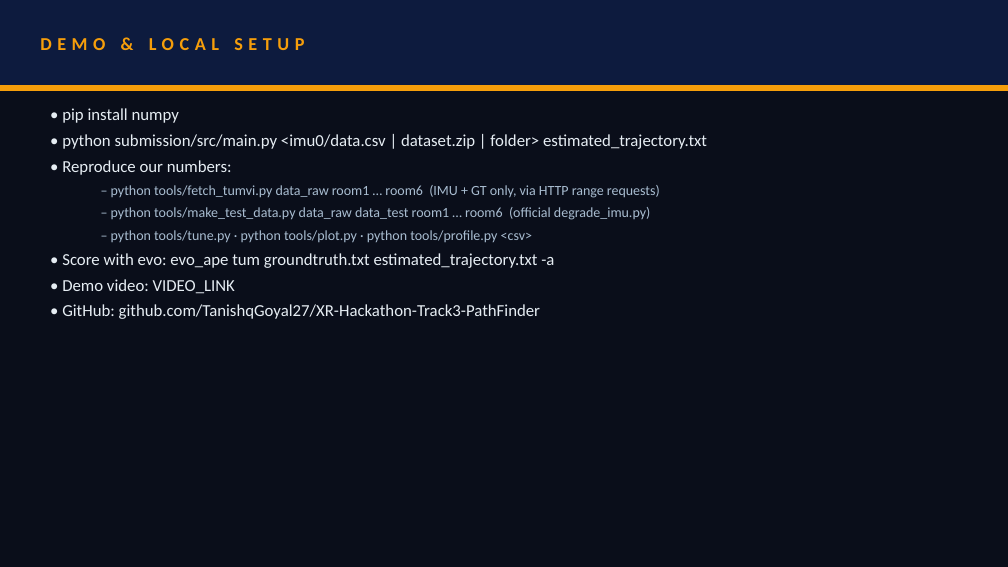
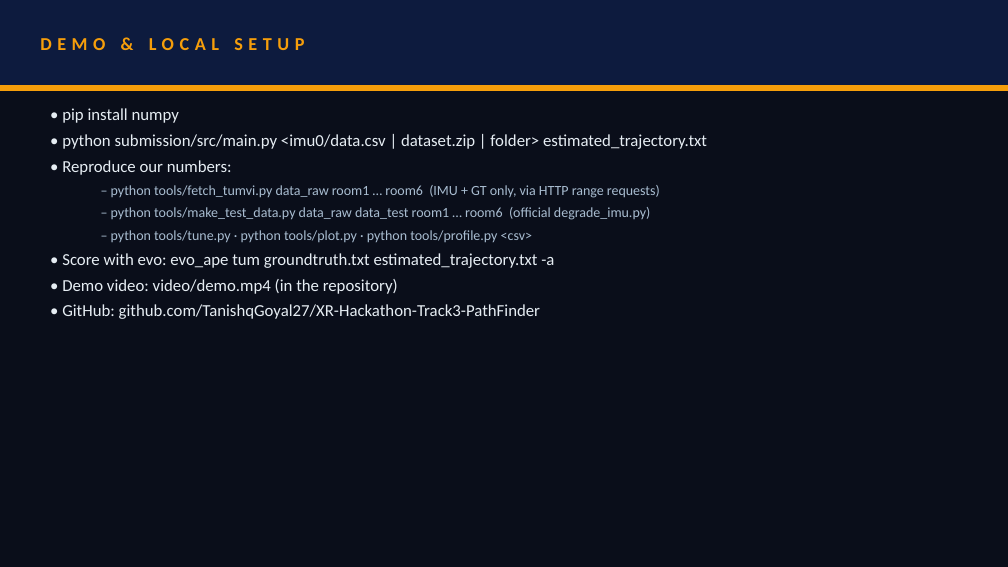
Before and after one commit to TanishqGoyal27/XR-Hackathon-Track3-PathFinder, a slide deck: slide 7 of presentation/Track3_PathFinder.pptx. Drawn at 1008x567 pixels with LibreOffice and Linux fonts; fonts in the diff are those of the drawing. Boxes give left, top, right and bottom in pixels: in the first picture for what was removed or moved away, otherwise in the second. Text is boxed around its words. In the diff, an @@ line names an element or a change of style, - is before the commit and + after.

Commit message:
Add demo video

```diff
--- a/presentation/Track3_PathFinder.pptx
+++ b/presentation/Track3_PathFinder.pptx
@@ text at bbox=[62, 279, 398, 294]: text changed @@
-• Demo video: VIDEO_LINK
+• Demo video: video/demo.mp4 (in the repository)
```
Also in this commit, not shown: 4 other files.
